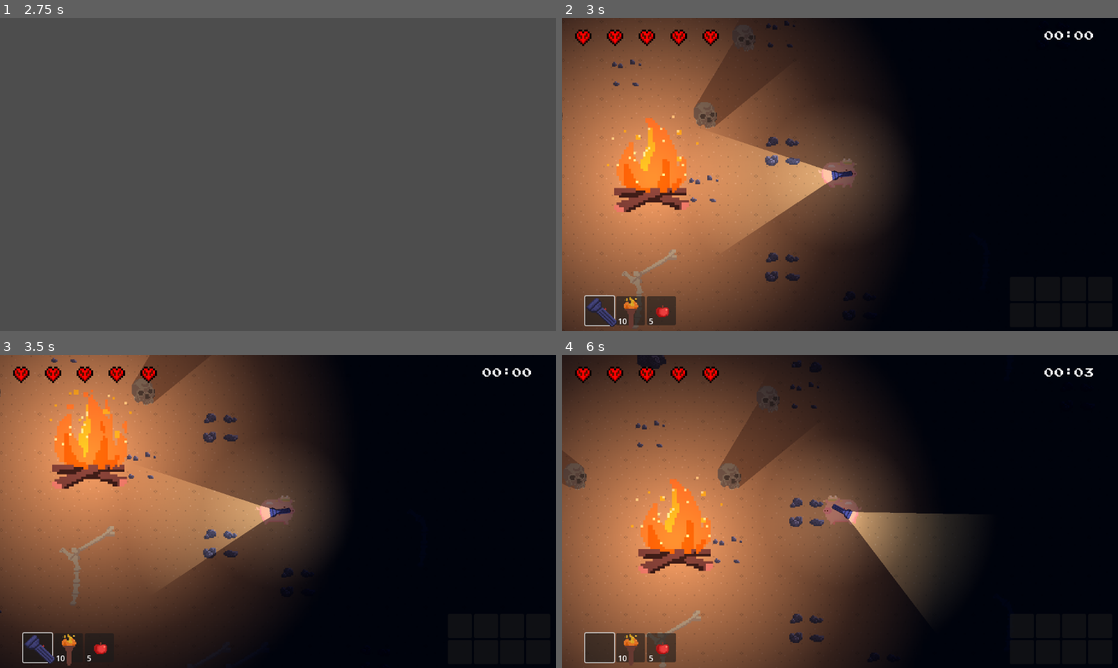
Above: before the commit, frames 1-4 (two rows, left to right).
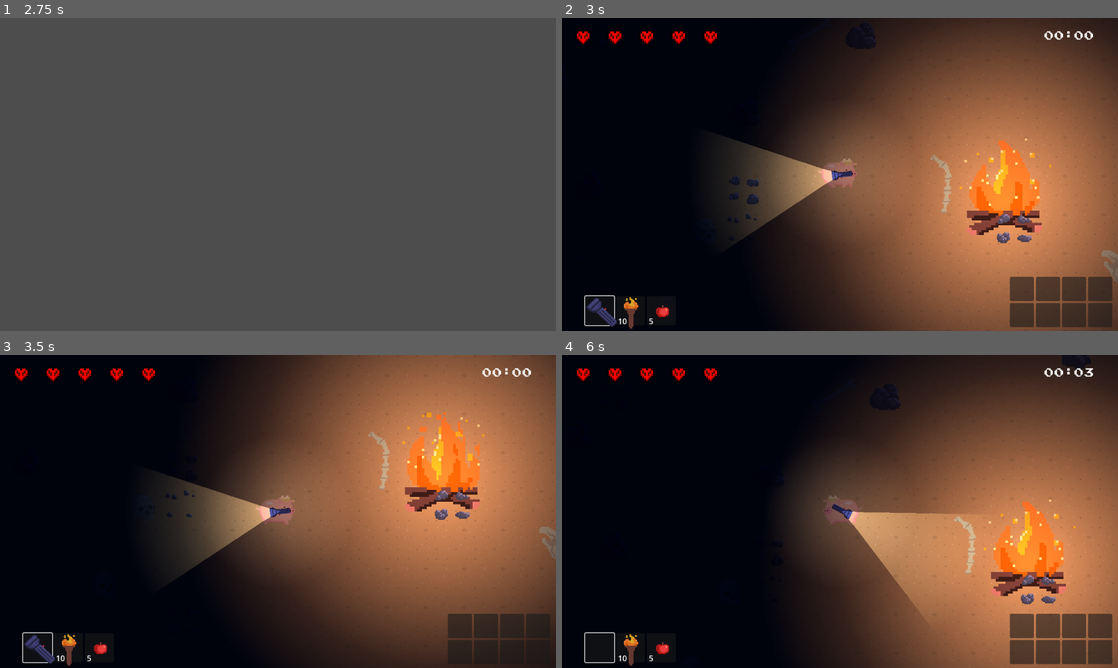
Above: after the commit, the same moments.

Repository: JasonLee4/MaizeRunnerGame
Game: Godot game, scene res://scenes/menus/main_menu.tscn
The game is run twice, just before and just after one commit, with the same random seed, the same clock (stepped at 60 frames per second) and the same inputs. Sound files missing from this copy of the repository are replaced by a short silence.
Inputs (mouse positions are in pixels of both pictures, inside the frame that each line leads up to):
- Up to frame 1 (2.75 s): click (278, 180) at 0.5 s; click "Main Level" at 1.25 s; tap Enter at 2 s; move the mouse to (400, 158) at 2.02 s; hold D (right) from 2.03 s (still down); hold F (advance_dialogue) from 2.03 s (still down)
- Up to frame 2 (3 s): tap Space (dash) at 2.75, 2.85 s; move the mouse to (728, 190) at 2.77 s; release D (right) at 2.78 s; release F (advance_dialogue) at 2.78 s; hold S (down) from 2.78 s (still down)
- Up to frame 3 (3.5 s): keep holding S (down)
- Up to frame 4 (6 s): move the mouse to (895, 442) at 3.52 s; release S (down) at 3.53 s; hold D (right) 3.53-4.28 s; click (895, 442) at 3.6 s; move the mouse to (812, 574) at 4.27 s; hold W (up) 4.28-5.03 s; tap Mouse wheel down (scroll_down) at 4.35 s; move the mouse to (1006, 558) at 5.02 s; hold Mouse wheel up (scroll_up) 5.03-5.78 s; hold A (left) from 5.03 s (still down); move the mouse to (673, 464) at 5.77 s; right-click (673, 464) at 5.85 s

Frame 1 is identical in both runs. In frame 2, 93% of the frame differs, in the area x 0-100%, y 0-100%; in frame 3, 91%; in frame 4, 92%.

Commit message:
randomized key and chest spawn

Diff:
--- a/scenes/dungeon_gen/dungeon_gen.gd
+++ b/scenes/dungeon_gen/dungeon_gen.gd
@@ -233,13 +233,32 @@
 func find_key_exit_rooms():
 	var max_x = -INF
 	var min_x = INF
+	var max_y = -INF
+	var min_y = INF
+	var top_room
+	var right_room
+	var down_room
+	var left_room
 	for room in $Rooms.get_children():
 		if room.position.x > max_x:
-			key_room = room
+			right_room = room
 			max_x = room.position.x
 		if room.position.x < min_x:
-			exit_room = room
+			left_room = room
 			min_x = room.position.x
+		if room.position.y > max_y:
+			top_room = room
+			max_y = room.position.y
+		if room.position.y < min_y:
+			down_room = room
+			min_y = room.position.y
+	var room_arr = [top_room, right_room, down_room, left_room]
+
+	key_room = room_arr.pick_random()
+	exit_room = room_arr.pick_random()
+	while exit_room == key_room:
+		exit_room = room_arr.pick_random()
+
 
 func find_mst(nodes):
 	# Prim's algorithm
